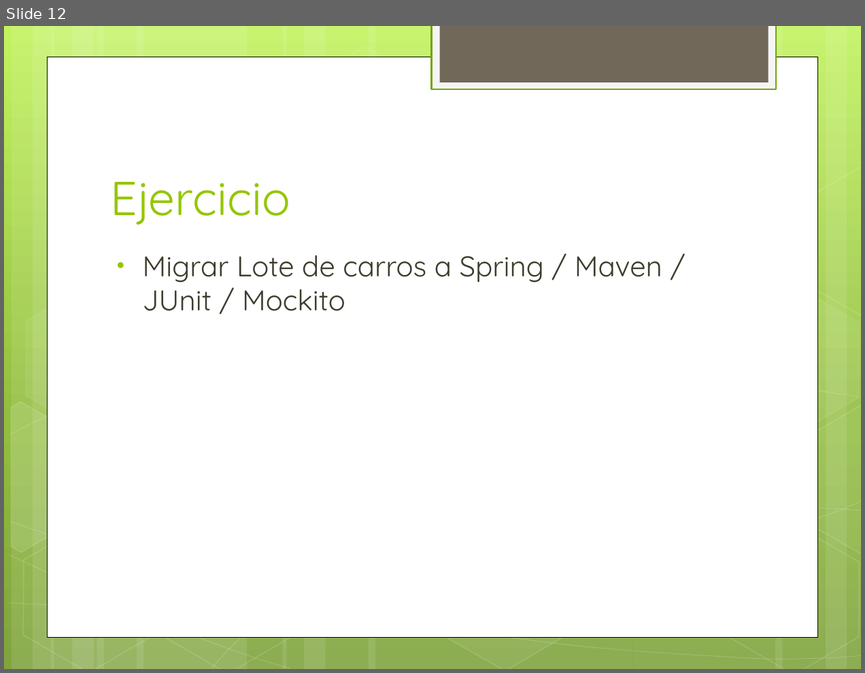
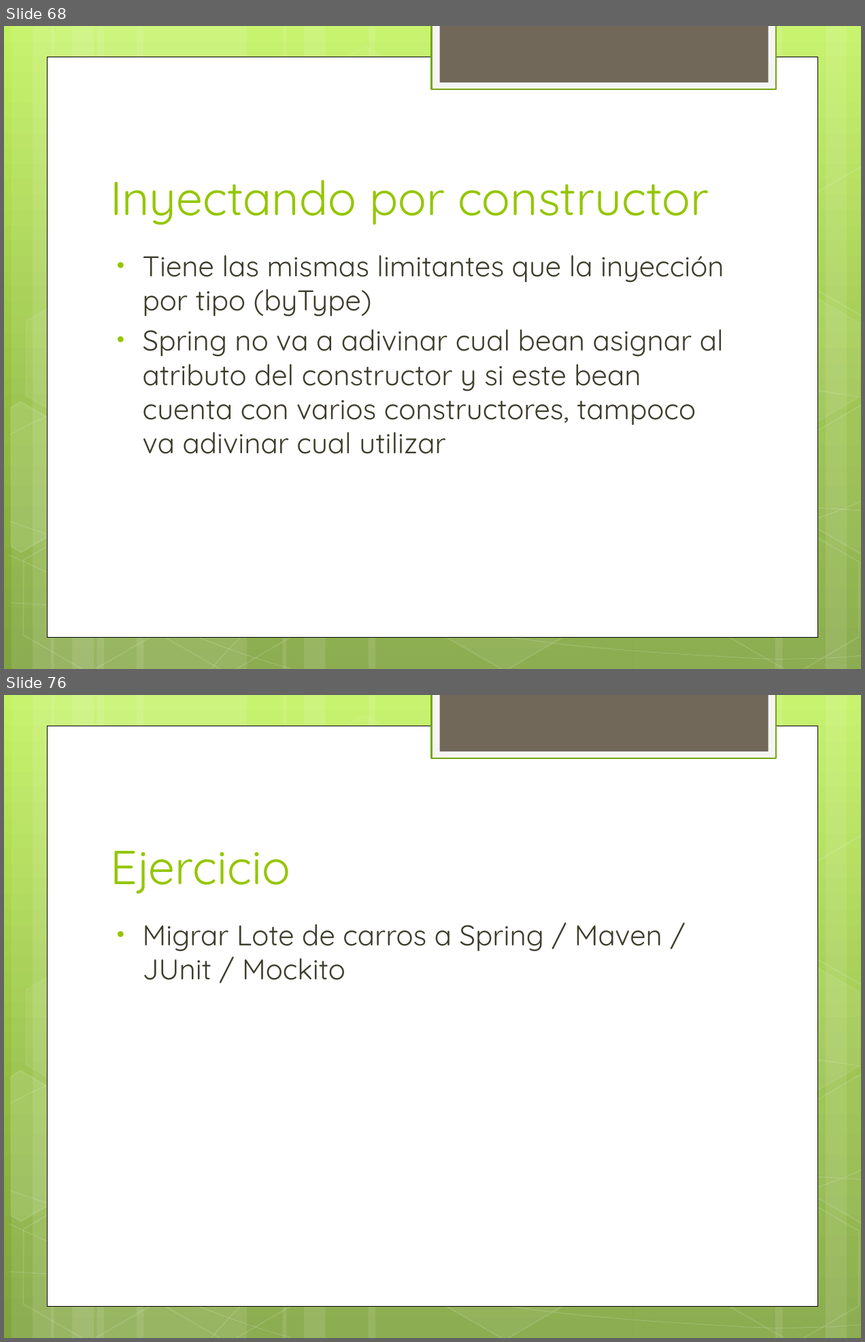
Before and after one commit to jdmr/CursoSpring, a slide deck: Presentation1.pptx. Shown one above the other, each under a label of ours: slide 12 before the commit, slides 68 and 76 after it; the slides between them are not shown. The pictures are 865x673 and 865x1342 pixels, drawn with LibreOffice and Linux fonts; fonts in the diff are those of the drawing. Boxes give left, top, right and bottom in pixels: in the first picture for what was removed or moved away, otherwise in the second. Text is boxed around its words. In the diff, an @@ line names an element or a change of style, - is before the commit and + after.

```diff
--- a/Presentation1.pptx
+++ b/Presentation1.pptx
@@ slide 68 added at [4, 26, 861, 669], background gradient #C3F35F to #93BF3F to #81A53E; not listed: 31 template elements that a slide beside it also shows @@
@@ title added at [110, 180, 708, 225], 40 pt, text #94C600 @@
+Inyectando por constructor
@@ text added at [143, 255, 724, 454], 24 pt, text #3E3D2D @@
+• Tiene las mismas limitantes que la inyección por tipo (byType)
+• Spring no va a adivinar cual bean asignar al atributo del constructor y si este bean cuenta con varios constructores, tampoco va adivinar cual utilizar
@@ what was slide 12 is now slide 76 @@
```
Also in this commit, not shown: 1 slide changed, 40 other slides added.
